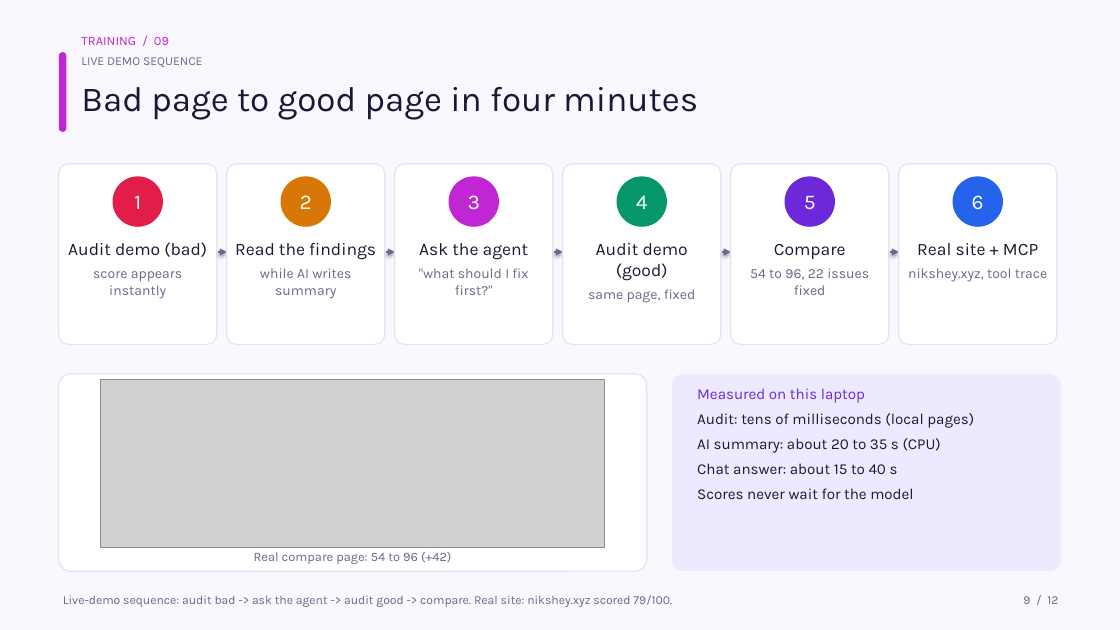
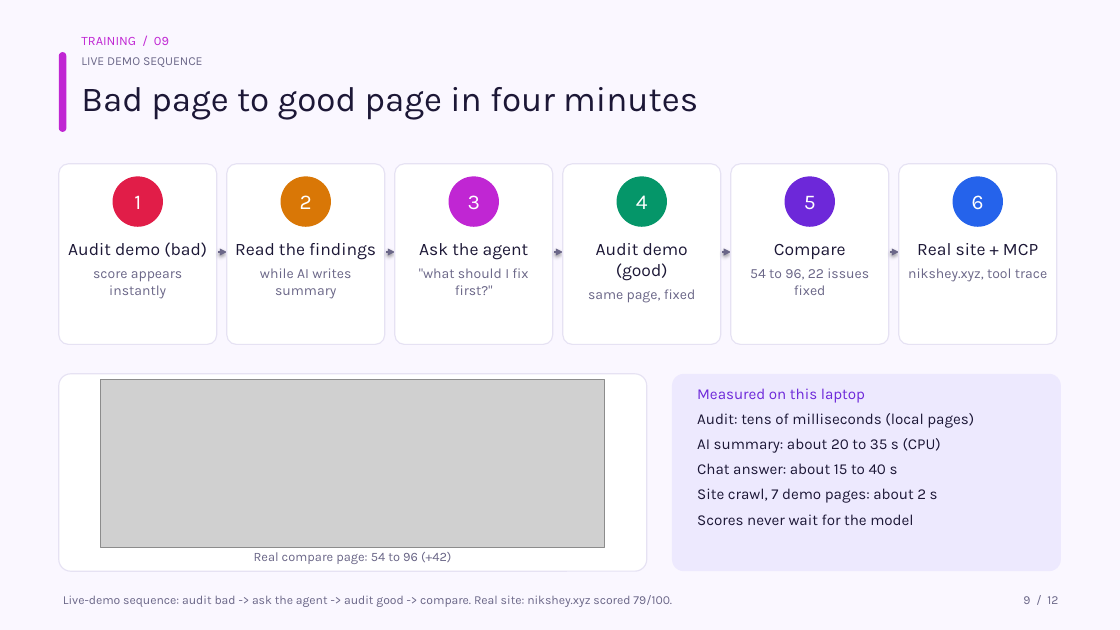
Before and after one commit to NiksheyYadav/AuditPilot, a slide deck: slide 9 of AuditPilot_IT2_Presentation.pptx. Drawn at 1120x630 pixels with LibreOffice and Linux fonts; fonts in the diff are those of the drawing; grey boxes stand for pictures. Boxes give left, top, right and bottom in pixels: in the first picture for what was removed or moved away, otherwise in the second. Text is boxed around its words. In the diff, an @@ line names an element or a change of style, - is before the commit and + after.

```diff
--- a/AuditPilot_IT2_Presentation.pptx
+++ b/AuditPilot_IT2_Presentation.pptx
@@ text at <box>697,488,938,503</box>: paragraph added @@
+Site crawl, 7 demo pages: about 2 s
```
Also in this commit, not shown: 4 other slides changed, 8 other files.
